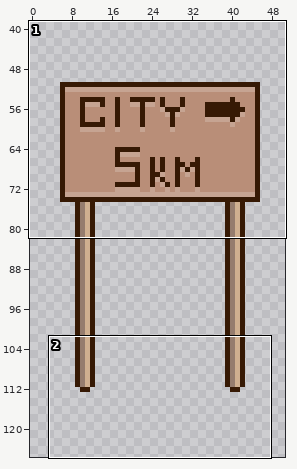
Two versions of one sprite sheet, Assets/_Project/Emiassets/Plants/sign5km.png. Above: a wide view before the commit, with the close-up outlined.
Close-up. Before:
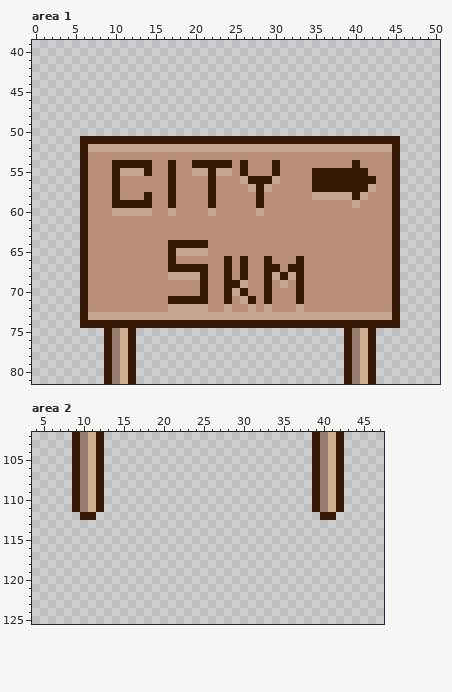
The file is 54x134 pixels. Shown: area 1: x 0..50, y 39..81; area 2: x 4..47, y 102..125. The old version is drawn lined up with the new one. The wide view leaves out empty margins.
Once edited:
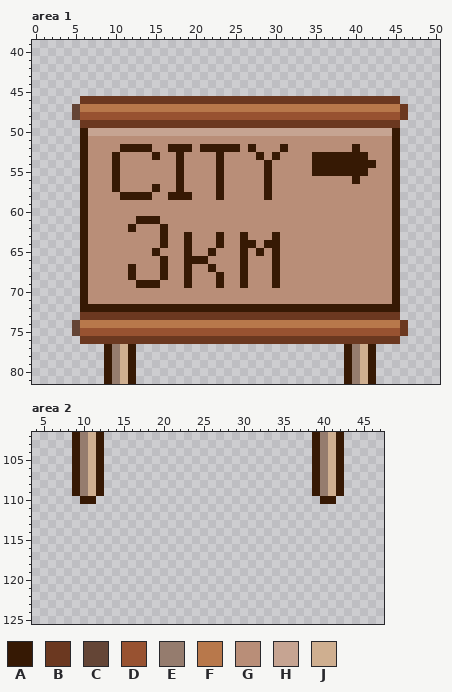
Palette (. is transparent): A #361904  B #6b3820  C #644536  D #985231  E #957c6e  F #b8784b  G #b98e78  H #c6a492  J #cfaf90
The edit:
whole drawing moved by +1,+3 (the old picture is shown already moved)
--- area 1
@@ x 0..50 @@
 45 ...................................................
-46 ...................................................
-47 ...................................................
-48 ...................................................
-49 ...................................................
-50 ...................................................
-51 ......AAAAAAAAAAAAAAAAAAAAAAAAAAAAAAAAAAAAAAAA.....
-52 ......AHHHHHHHHHHHHHHHHHHHHHHHHHHHHHHHHHHHHHHA.....
-53 ......AGGGGGGGGGGGGGGGGGGGGGGGGGGGGGGGGGGGGGGA.....
-54 ......AGGGAAAAAGGAGGAAAAAGAGGGAGGGGGGGGGAGGGGA.....
-55 ......AGGGAHHHAGGAGGHHAHHGAGGGAGGGGAAAAAAAGGGA.....
-56 ......AGGGAGGGGGGAGGGGAGGGHAAAHGGGGAAAAAAAAGGA.....
-57 ......AGGGAGGGGGGAGGGGAGGGGHAHGGGGGAAAAAAAHGGA.....
-58 ......AGGGAGGGAGGAGGGGAGGGGGAGGGGGGHHHHHAHGGGA.....
-59 ......AGGGAAAAAGGAGGGGAGGGGGAGGGGGGGGGGGHGGGGA.....
-60 ......AGGGHHHHHGGHGGGGHGGGGGHGGGGGGGGGGGGGGGGA.....
-61 ......AGGGGGGGGGGGGGGGGGGGGGGGGGGGGGGGGGGGGGGA.....
-62 ......AGGGGGGGGGGGGGGGGGGGGGGGGGGGGGGGGGGGGGGA.....
-63 ......AGGGGGGGGGGGGGGGGGGGGGGGGGGGGGGGGGGGGGGA.....
-64 ......AGGGGGGGGGGAAAAAGGGGGGGGGGGGGGGGGGGGGGGA.....
-65 ......AGGGGGGGGGGAHHHHGGGGGGGGGGGGGGGGGGGGGGGA.....
-66 ......AGGGGGGGGGGAGGGGGGAGAGGAGGGAGGGGGGGGGGGA.....
-67 ......AGGGGGGGGGGAAAAAGGAGAGGAAGAAGGGGGGGGGGGA.....
-68 ......AGGGGGGGGGGHHHHAGGAGAGGAHAHAGGGGGGGGGGGA.....
-69 ......AGGGGGGGGGGGGGGAGGAAHGGAGHGAGGGGGGGGGGGA.....
-70 ......AGGGGGGGGGGGGGGAGGAHAGGAGGGAGGGGGGGGGGGA.....
-71 ......AGGGGGGGGGGAAAAAGGAGHAGAGGGAGGGGGGGGGGGA.....
-72 ......AGGGGGGGGGGHHHHHGGHGGHGHGGGHGGGGGGGGGGGA.....
-73 ......AHHHHHHHHHHHHHHHHHHHHHHHHHHHHHHHHHHHHHHA.....
-74 ......AAAAAAAAAAAAAAAAAAAAAAAAAAAAAAAAAAAAAAAA.....
-75 .........AEJA..........................AEJA........
-76 .........AEJA..........................AEJA........
+46 ......BBBBBBBBBBBBBBBBBBBBBBBBBBBBBBBBBBBBBBBB.....
+47 .....CFFFFFFFFFFFFFFFFFFFFFFFFFFFFFFFFFFFFFFFFB....
+48 .....CDDDDDDDDDDDDDDDDDDDDDDDDDDDDDDDDDDDDDDDDB....
+49 ......BBBBBBBBBBBBBBBBBBBBBBBBBBBBBBBBBBBBBBBB.....
+50 ......AHHHHHHHHHHHHHHHHHHHHHHHHHHHHHHHHHHHHHHA.....
+51 ......AGGGGGGGGGGGGGGGGGGGGGGGGGGGGGGGGGGGGGGA.....
+52 ......AGGGGAAAAGGAAAGAAAAAGAGGGAGGGGGGGGAGGGGA.....
+53 ......AGGGAGGGGAGGAGGGGAGGGGAGAGGGGAAAAAAAGGGA.....
+54 ......AGGGAGGGGGGGAGGGGAGGGGGAGGGGGAAAAAAAAGGA.....
+55 ......AGGGAGGGGGGGAGGGGAGGGGGAGGGGGAAAAAAAGGGA.....
+56 ......AGGGAGGGGGGGAGGGGAGGGGGAGGGGGGGGGGAGGGGA.....
+57 ......AGGGAGGGGAGGAGGGGAGGGGGAGGGGGGGGGGGGGGGA.....
+58 ......AGGGGAAAAGGAAAGGGAGGGGGAGGGGGGGGGGGGGGGA.....
+59 ......AGGGGGGGGGGGGGGGGGGGGGGGGGGGGGGGGGGGGGGA.....
+60 ......AGGGGGGGGGGGGGGGGGGGGGGGGGGGGGGGGGGGGGGA.....
+61 ......AGGGGGGAAAGGGGGGGGGGGGGGGGGGGGGGGGGGGGGA.....
+62 ......AGGGGGAGGGAGGGGGGGGGGGGGGGGGGGGGGGGGGGGA.....
+63 ......AGGGGGGGGGAGGAGGGAGGAGGGAGGGGGGGGGGGGGGA.....
+64 ......AGGGGGGGGGAGGAGGGAGGAAGAAGGGGGGGGGGGGGGA.....
+65 ......AGGGGGGGGAGGGAGGAGGGAGAGAGGGGGGGGGGGGGGA.....
+66 ......AGGGGGGGGGAGGAAAGGGGAGGGAGGGGGGGGGGGGGGA.....
+67 ......AGGGGGAGGGAGGAGGAGGGAGGGAGGGGGGGGGGGGGGA.....
+68 ......AGGGGGAGGGAGGAGGGAGGAGGGAGGGGGGGGGGGGGGA.....
+69 ......AGGGGGGAAAGGGAGGGAGGAGGGAGGGGGGGGGGGGGGA.....
+70 ......AGGGGGGGGGGGGGGGGGGGGGGGGGGGGGGGGGGGGGGA.....
+71 ......AGGGGGGGGGGGGGGGGGGGGGGGGGGGGGGGGGGGGGGA.....
+72 ......AAAAAAAAAAAAAAAAAAAAAAAAAAAAAAAAAAAAAAAA.....
+73 ......BBBBBBBBBBBBBBBBBBBBBBBBBBBBBBBBBBBBBBBB.....
+74 .....CFFFFFFFFFFFFFFFFFFFFFFFFFFFFFFFFFFFFFFFFB....
+75 .....CDDDDDDDDDDDDDDDDDDDDDDDDDDDDDDDDDDDDDDDDB....
+76 ......BBBBBBBBBBBBBBBBBBBBBBBBBBBBBBBBBBBBBBBB.....
 77 .........AEJA..........................AEJA........
--- area 2
@@ x 4..47 @@
 109 .....AEJA..........................AEJA.....
-110 .....AEJA..........................AEJA.....
-111 .....AEJA..........................AEJA.....
-112 ......AA............................AA......
+110 ......AA............................AA......
+111 ............................................
+112 ............................................
 113 ............................................
Boxes around the changes in both close-ups, in picture pixels (x1, y1, x2, y2):
changed: (72, 96, 408, 344)
changed: (72, 496, 104, 520)
changed: (312, 496, 344, 520)
